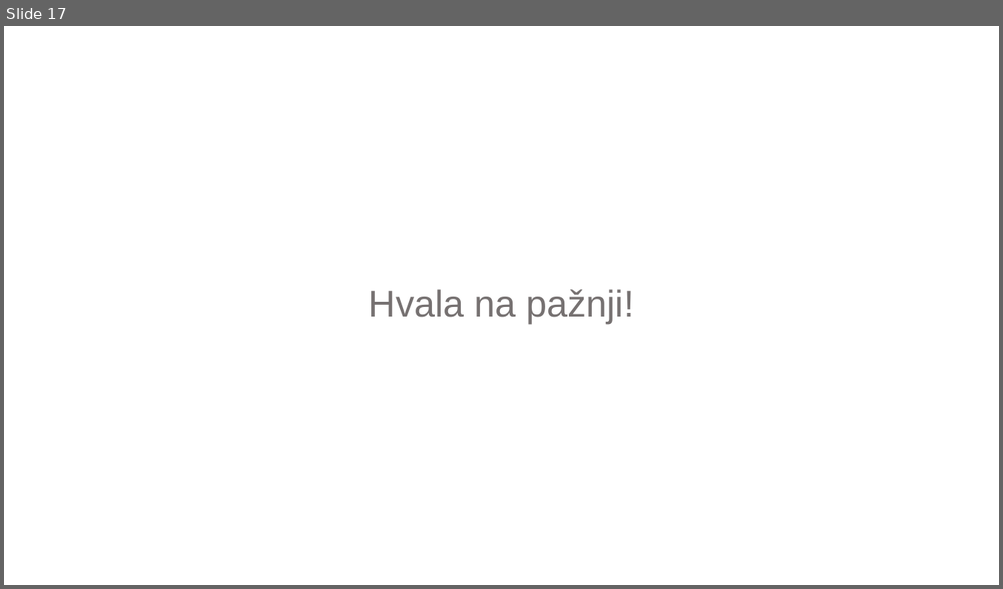
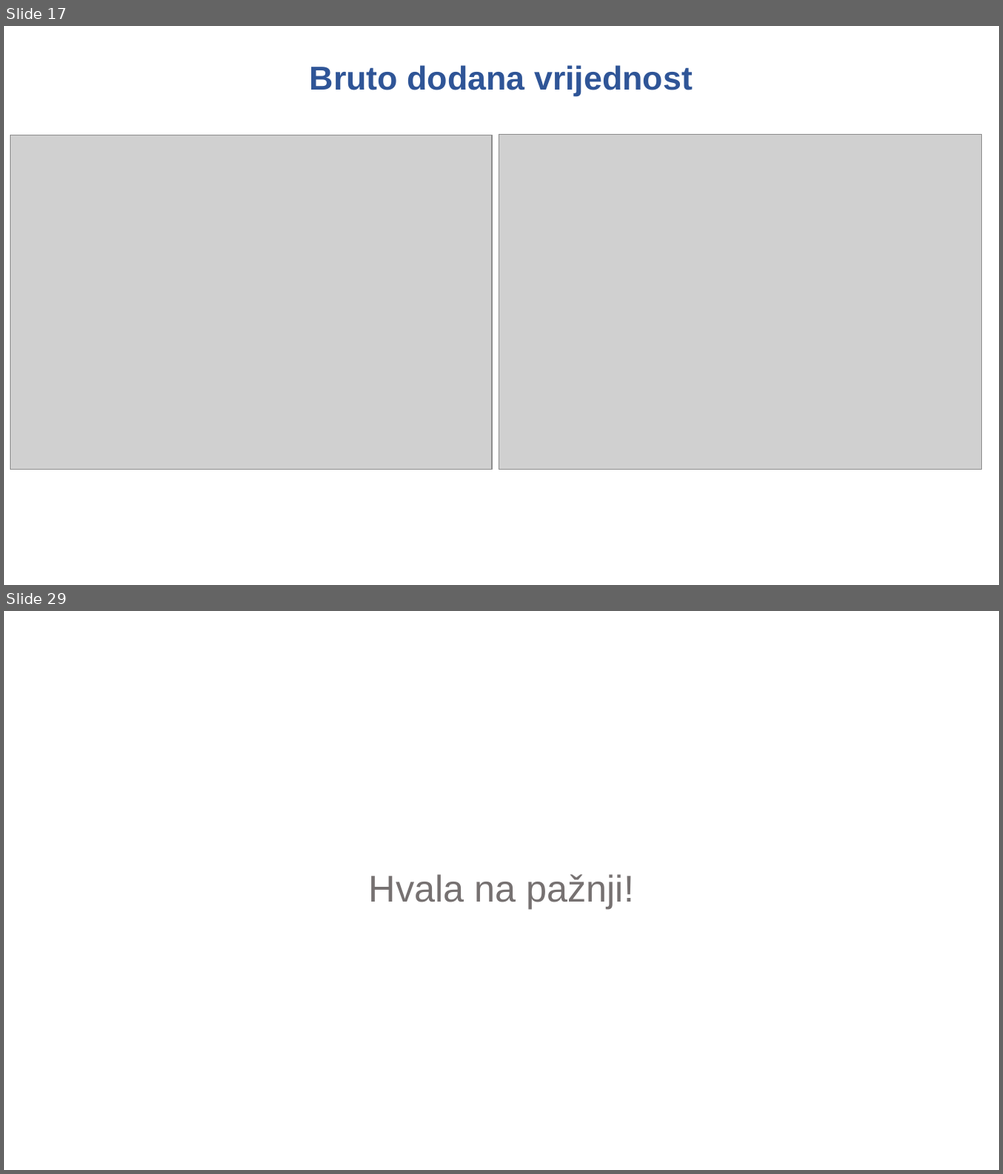
Before and after one commit to mbamba17/corona_sim, a slide deck: Prezentacija za UV.pptx. Shown one above the other, each under a label of ours: slide 17 before the commit, slides 17 and 29 after it; the slides between them are not shown. The pictures are 1003x589 and 1003x1174 pixels, drawn with LibreOffice and Linux fonts; fonts in the diff are those of the drawing; grey boxes stand for pictures; background and template pictures are left out. Boxes give left, top, right and bottom in pixels: in the first picture for what was removed or moved away, otherwise in the second. Text is boxed around its words. In the diff, an @@ line names an element or a change of style, - is before the commit and + after.

```diff
--- a/Prezentacija za UV.pptx
+++ b/Prezentacija za UV.pptx
@@ slide 17 added at <box>4,26,999,585</box>, background picture (left out) @@
@@ text added at <box>310,65,692,96</box>, 32 pt, text #2F5597, bold @@
+Bruto dodana vrijednost
@@ picture added at <box>10,136,492,470</box> @@
@@ picture added at <box>498,135,982,470</box> @@
@@ what was slide 17 is now slide 29 @@
```
Also in this commit, not shown: 3 slides changed, 23 other slides added, 12 slides removed, 2 other files.
